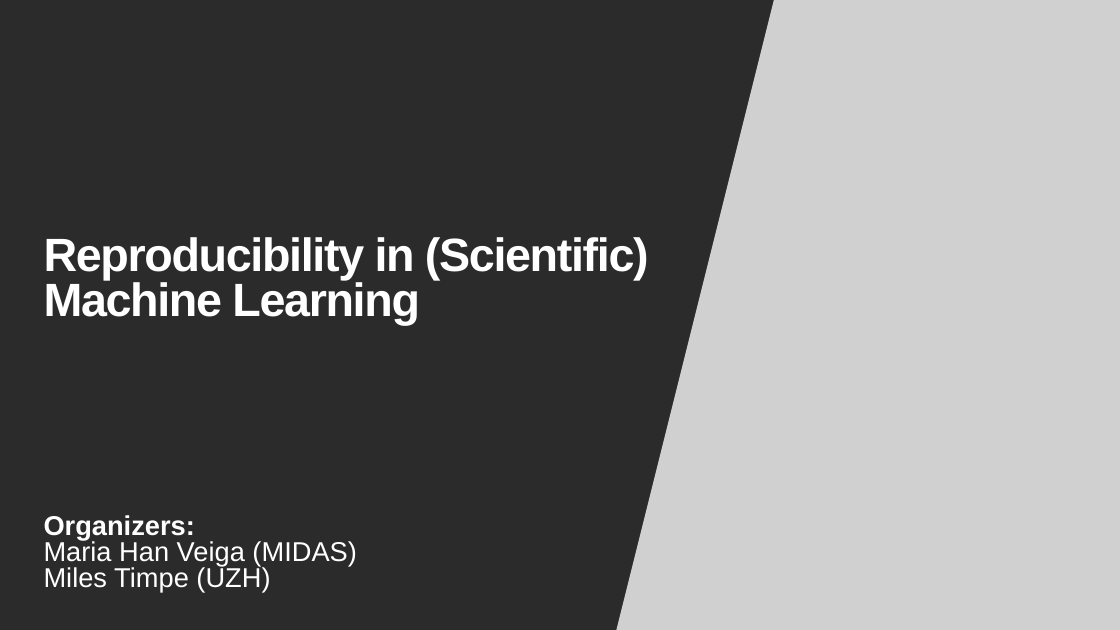
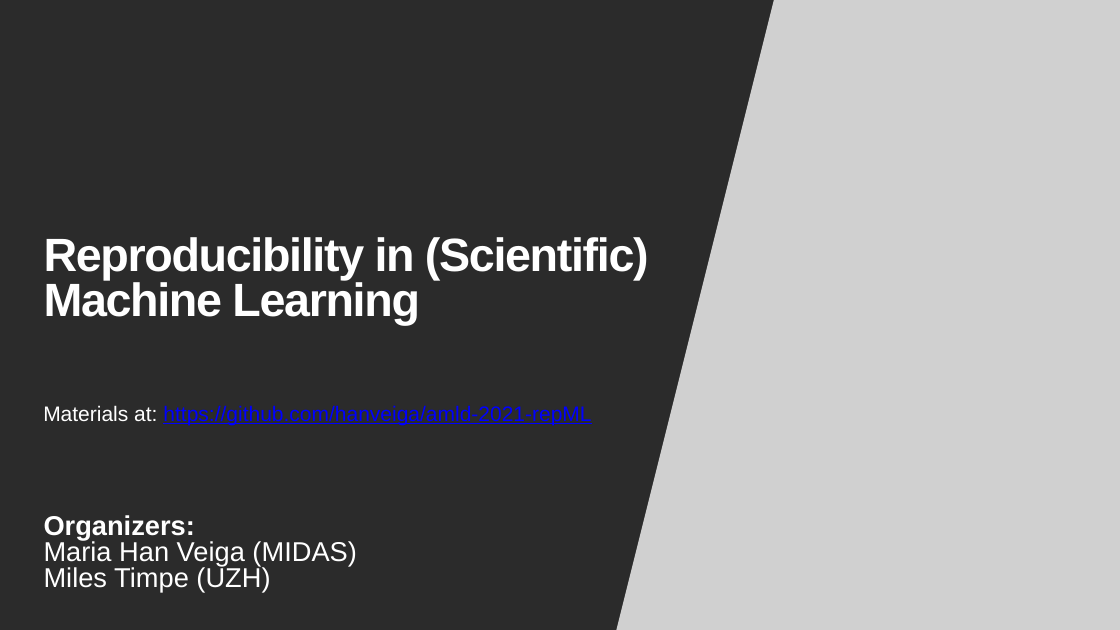
Before and after one commit to hanveiga/amld-2021-repML, a slide deck: slide 1 of slides/03_Reproducible_Scientific_ML.pptx. Drawn at 1120x630 pixels with LibreOffice and Linux fonts; fonts in the diff are those of the drawing; grey boxes stand for pictures; background and template pictures are left out; a plain dark background stands for a picture behind light text. Boxes give left, top, right and bottom in pixels: in the first picture for what was removed or moved away, otherwise in the second. Text is boxed around its words. In the diff, an @@ line names an element or a change of style, - is before the commit and + after.

```diff
--- a/slides/03_Reproducible_Scientific_ML.pptx
+++ b/slides/03_Reproducible_Scientific_ML.pptx
@@ text added at (43, 405, 591, 426), 36 pt, text #0000FF, underline @@
+Materials at: https://github.com/hanveiga/amld-2021-repML
```
Also in this commit, not shown: 4 other slides changed, 8 slides added.
